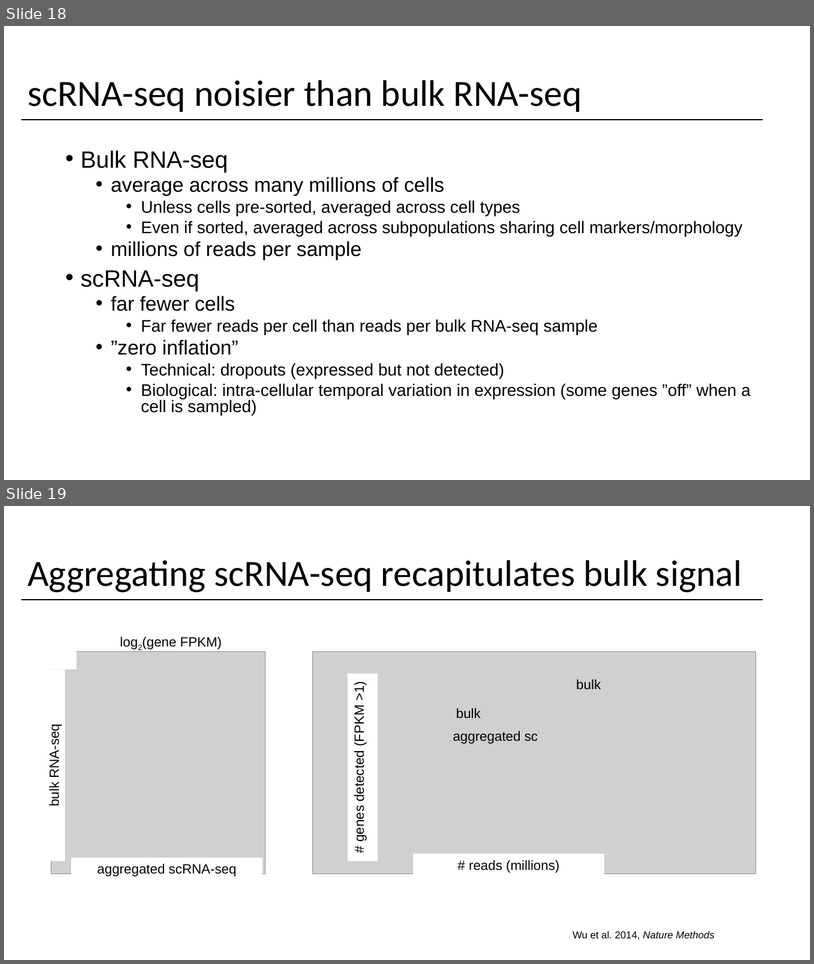
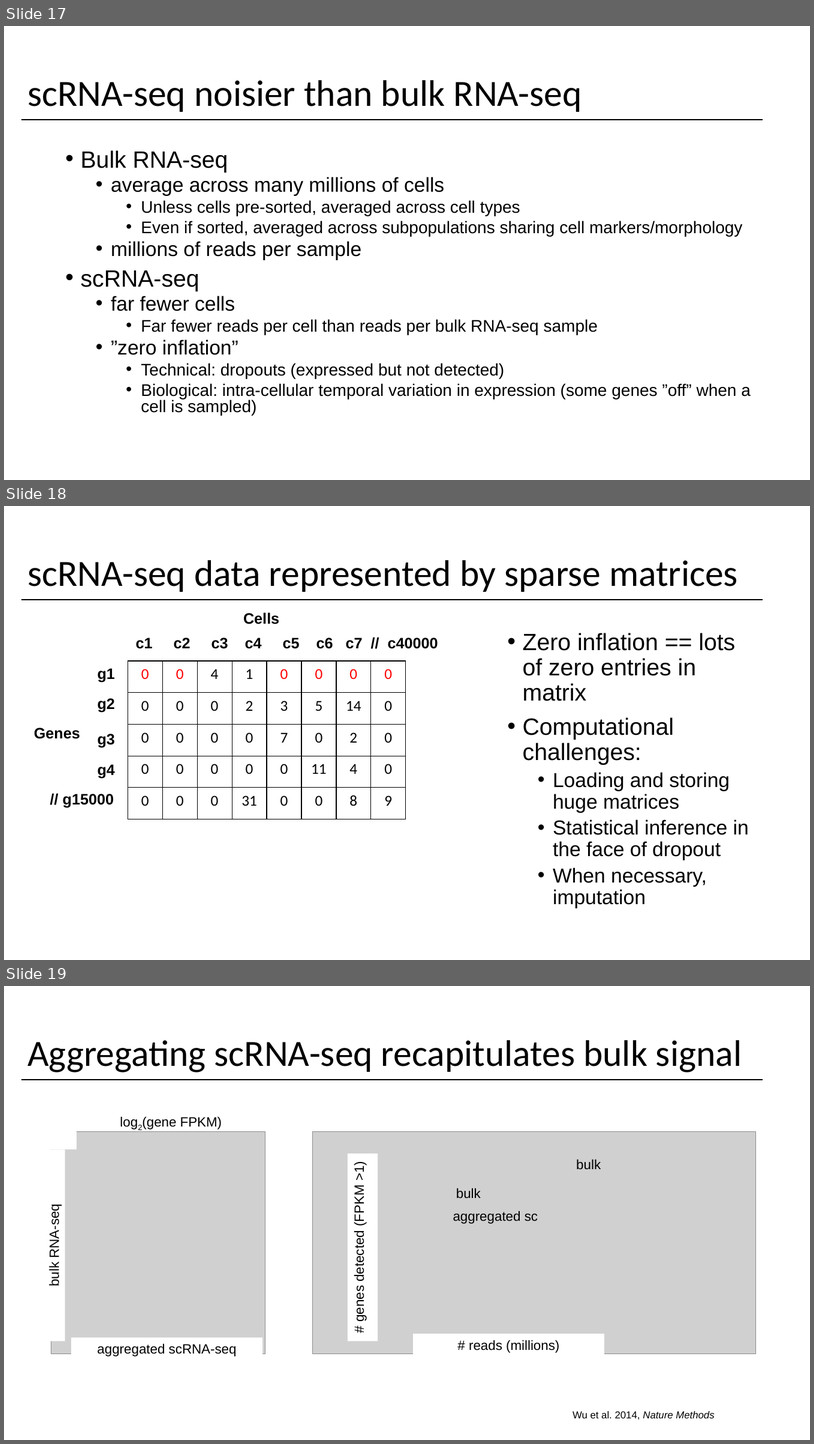
Before and after one commit to yasinkaymaz/singleCellRNAseq_workshop, a slide deck: IntroToscRNASeq_Background.pptx. Shown one above the other, each under a label of ours: slides 18 and 19 before the commit, slides 17, 18 and 19 after it. The pictures are 814x964 and 814x1444 pixels, drawn with LibreOffice and Linux fonts; fonts in the diff are those of the drawing; grey boxes stand for pictures. Boxes give left, top, right and bottom in pixels: in the first picture for what was removed or moved away, otherwise in the second. Text is boxed around its words. In the diff, an @@ line names an element or a change of style, - is before the commit and + after.

Commit message:
cut some added sparse matrix

```diff
--- a/IntroToscRNASeq_Background.pptx
+++ b/IntroToscRNASeq_Background.pptx
@@ slide 18 added at [4, 506, 810, 960], background #FFFFFF @@
@@ title added at [27, 560, 738, 592], 44 pt, text #000000 @@
+scRNA-seq data represented by sparse matrices
@@ line added from (21, 600) to (763, 600), #000000 1.5 pt @@
@@ text added at [243, 612, 279, 624], 18 pt, text #000000, bold @@
+Cells
@@ text added at [136, 637, 438, 649], 18 pt, text #000000, bold @@
+c1 c2 c3 c4 c5 c6 c7 // c40000
@@ text added at [523, 633, 749, 908], 24 pt, text #000000 @@
+• Zero inflation == lots of zero entries in matrix
+• Computational challenges:
+  • Loading and storing huge matrices
+  • Statistical inference in the face of dropout
+  • When necessary, imputation
@@ table added at [128, 661, 404, 819], 5 rows, 8 columns @@
+0 | 0 | 4 | 1 | 0 | 0 | 0 | 0
+0 | 0 | 0 | 2 | 3 | 5 | 14 | 0
+0 | 0 | 0 | 0 | 7 | 0 | 2 | 0
+0 | 0 | 0 | 0 | 0 | 11 | 4 | 0
+0 | 0 | 0 | 31 | 0 | 0 | 8 | 9
@@ text added at [98, 668, 115, 682], 18 pt, text #000000, bold @@
+g1
@@ text added at [98, 698, 115, 712], 18 pt, text #000000, bold @@
+g2
@@ text added at [34, 727, 80, 739], 18 pt, text #000000, bold @@
+Genes
@@ text added at [98, 733, 115, 748], 18 pt, text #000000, bold @@
+g3
@@ text added at [98, 764, 115, 778], 18 pt, text #000000, bold @@
+g4
@@ text added at [63, 793, 114, 808], 18 pt, text #000000, bold @@
+// g15000
@@ what was slide 18 is now slide 17 @@
```
Also in this commit, not shown: 1 slide changed, 6 slides removed.
